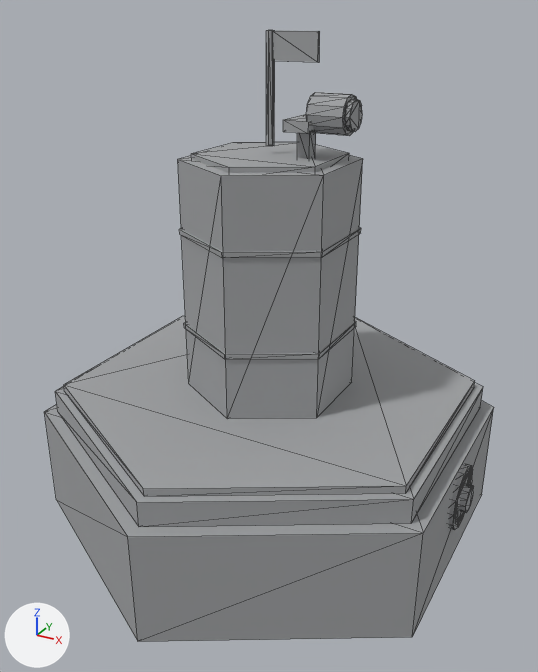
The glTF model buildings/watch_tower/watch_tower_s1_100.glb: old version first, new version second.
Rendered twice from a 50 mm camera at (1.37, -2.5, 2.06) aimed at (0.03, -0.06, 0.84). The axes (+X, +Y, +Z) are drawn at lower left. The lights are the same throughout. The first picture is the older version. Mesh edges are drawn as thin lines. Vertices at exactly the same position are counted once.

In view in the first picture: 'WT_Base'.
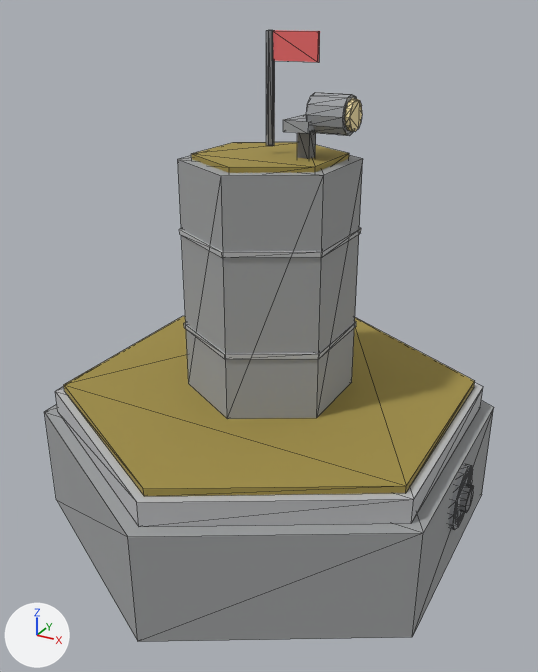
Diff of the bpy script that builds the scene:
```diff
--- a/buildings/watch_tower/watch_tower_s1_100.glb.py
+++ b/buildings/watch_tower/watch_tower_s1_100.glb.py
@@ me_wt_base @@
 me_wt_base.from_pydata(...)  # 568 vertices, 988 faces; spans x -0.89..0.89, y -0.98..0.98, z 0.0..1.99
 # used by ob_wt_base; location = (0.0, 0.0, 0.0)
+# me_wt_base part 1: 988 faces centred in x -0.89..0.89, y -0.82..0.82, z 0.0..1.99 are repainted in the vertex colours; the middle colour goes from grey #a0a2a4 to grey #828385
 me_wt_base.materials.append(mat_mx_stone_dk)
```

Changed parts and their boxes (x1, y1, x2, y2) in the pictures (538 x 672 px):
part 1 of me_wt_base, recoloured
    both: (55, 30, 483, 529)
